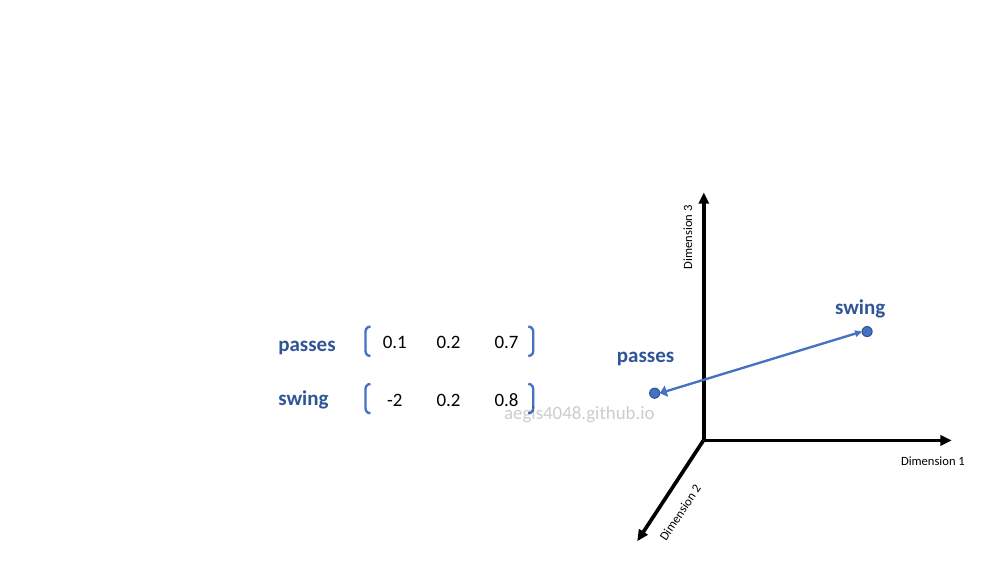
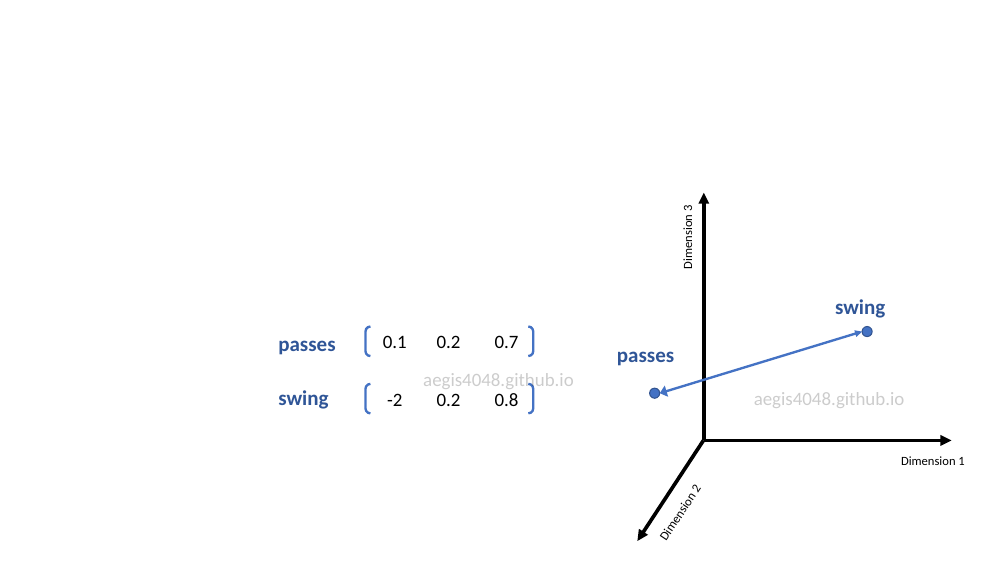
Before and after one commit to aegis4048/aegis4048.github.io-source, a slide deck: slide 4 of content/downloads/notebooks/spatial.pptx. Drawn at 1008x567 pixels with LibreOffice and Linux fonts; fonts in the diff are those of the drawing. Boxes give left, top, right and bottom in pixels: in the first picture for what was removed or moved away, otherwise in the second. Text is boxed around its words. In the diff, an @@ line names an element or a change of style, - is before the commit and + after.

```diff
--- a/content/downloads/notebooks/spatial.pptx
+++ b/content/downloads/notebooks/spatial.pptx
@@ text "aegis4048.github.io" moved from (x1=504, y1=403, x2=655, y2=422) to (x1=423, y1=373, x2=574, y2=392) @@
@@ text added at (x1=754, y1=392, x2=905, y2=408), 18 pt, text #000000 at 20% opacity @@
+aegis4048.github.io
```
Also in this commit, not shown: 1 other slide changed, 1 other file.
